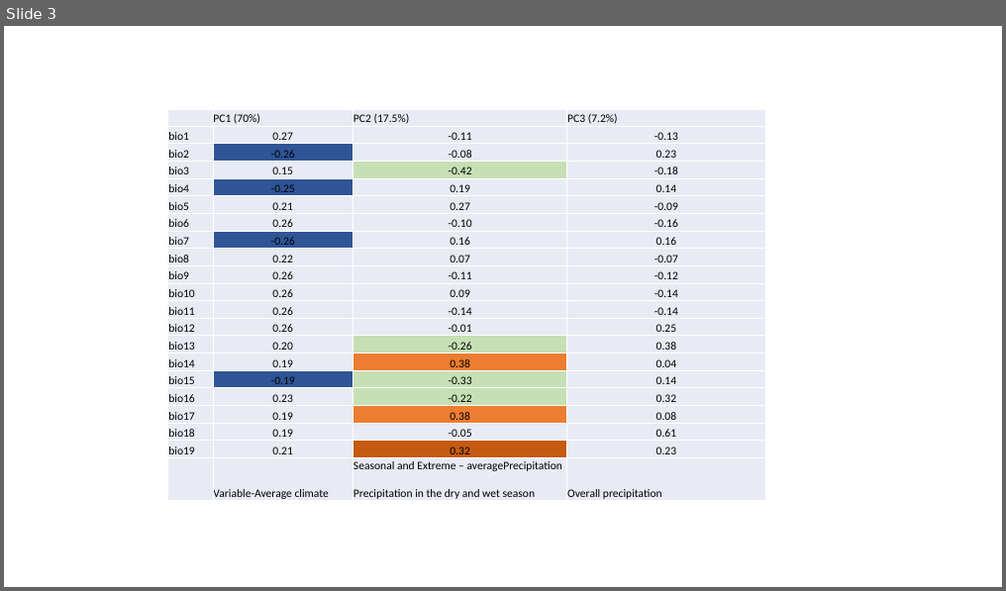
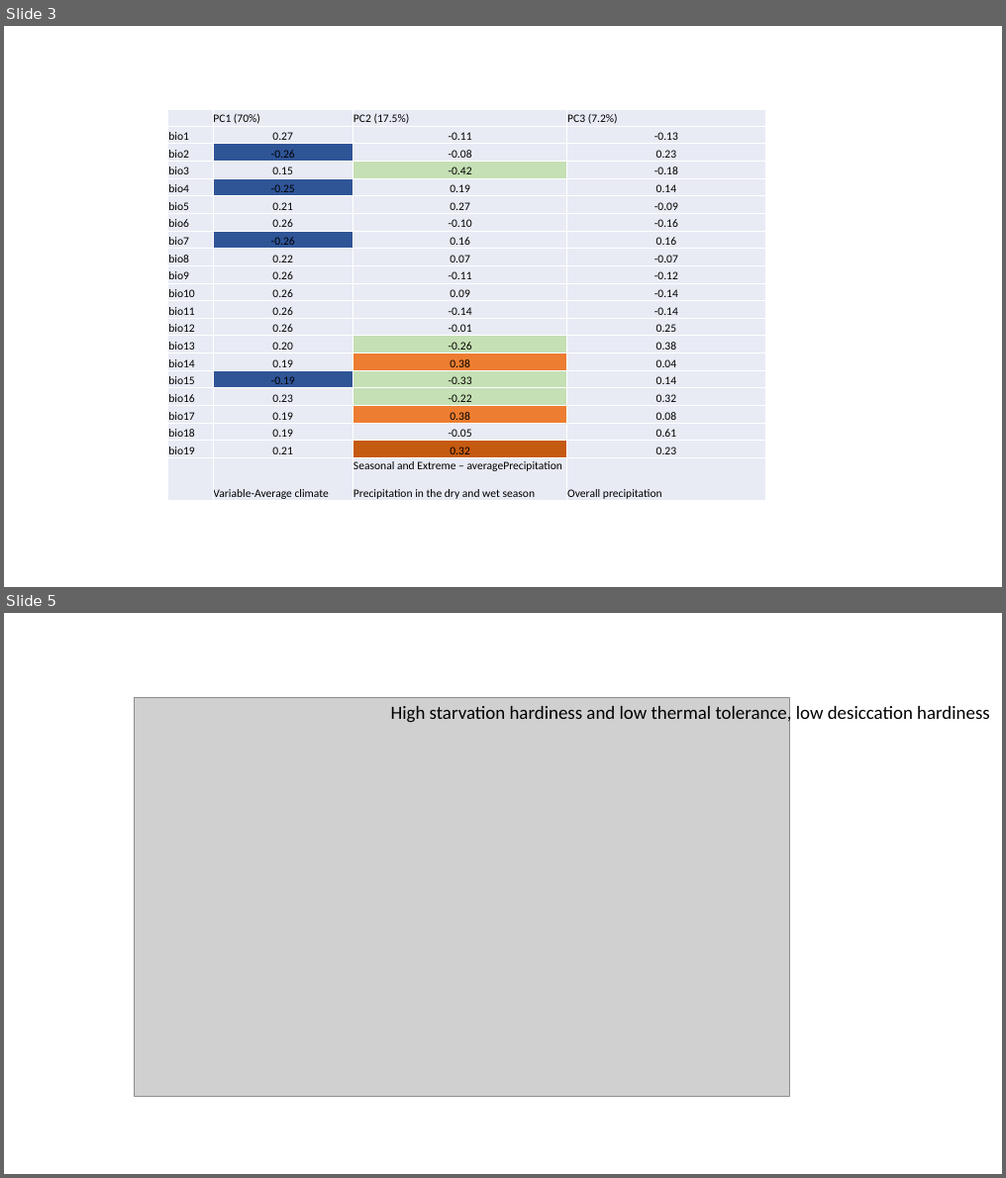
Before and after one commit to chaochen88/latitudinal_variation, a slide deck: 2018-04-02_figure_layout.pptx. Shown one above the other, each under a label of ours: slide 3 before the commit, slides 3 and 5 after it; the slides between them are not shown. The pictures are 1006x591 and 1006x1178 pixels, drawn with LibreOffice and Linux fonts; fonts in the diff are those of the drawing; grey boxes stand for pictures. Boxes give left, top, right and bottom in pixels: in the first picture for what was removed or moved away, otherwise in the second. Text is boxed around its words. In the diff, an @@ line names an element or a change of style, - is before the commit and + after.

```diff
--- a/2018-04-02_figure_layout.pptx
+++ b/2018-04-02_figure_layout.pptx
@@ slide 5 added at [4,613,1002,1174], background #FFFFFF @@
@@ picture added at [135,697,789,1096] @@
@@ text added at [391,704,990,725], 18 pt, text #000000 @@
+High starvation hardiness and low thermal tolerance, low desiccation hardiness
```
Also in this commit, not shown: 1 slide changed, 1 other slide added, 2 slides removed, 1 other file.
